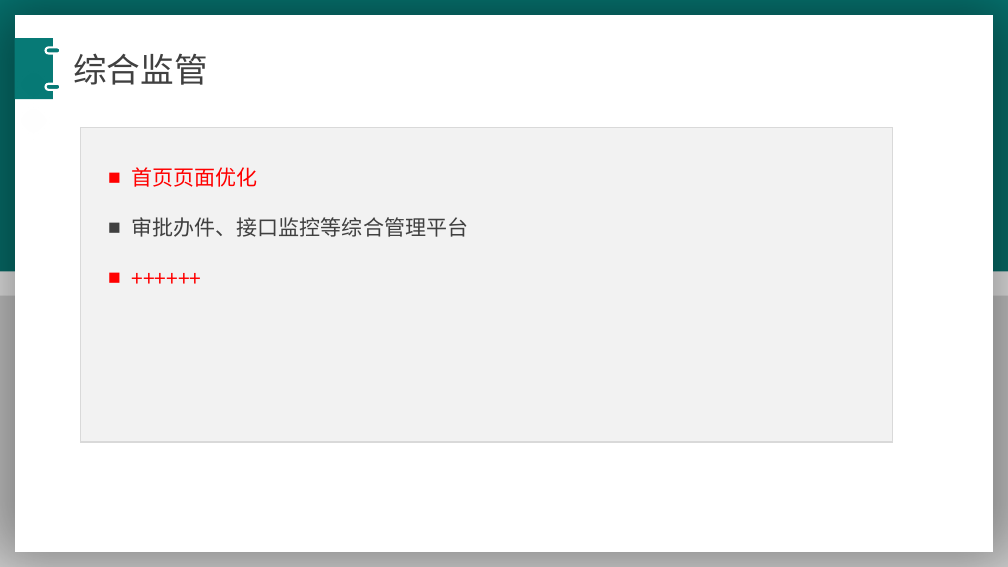
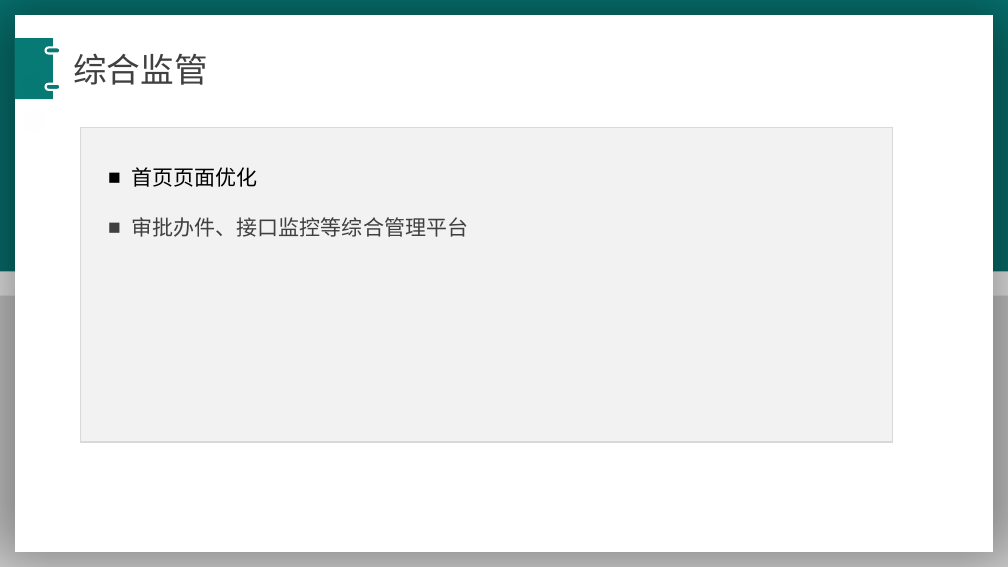
Before and after one commit to wellsmitch/accountpassword, a slide deck: slide 12 of 宋玉彬-年终述职报告-最终 - 副本.pptx. Drawn at 1008x567 pixels with LibreOffice and Linux fonts; fonts in the diff are those of the drawing. Boxes give left, top, right and bottom in pixels: in the first picture for what was removed or moved away, otherwise in the second. Text is boxed around its words. In the diff, an @@ line names an element or a change of style, - is before the commit and + after.

```diff
--- a/宋玉彬-年终述职报告-最终 - 副本.pptx
+++ b/宋玉彬-年终述职报告-最终 - 副本.pptx
@@ text at [132, 167, 469, 237]: paragraph removed @@
-■ ++++++
@@ text at [132, 167, 258, 187]: text colour #FF0000 to #000000 in "首页页面优化" @@
```
Also in this commit, not shown: 3 other files.
